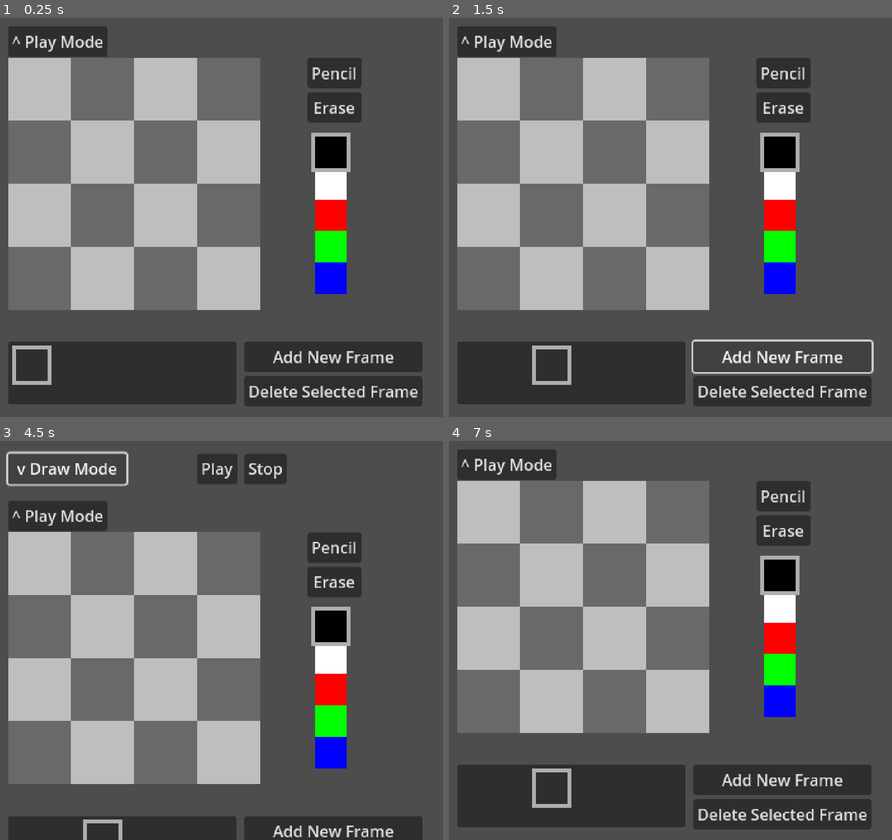
Above: before the commit, frames 1-4 (two rows, left to right).
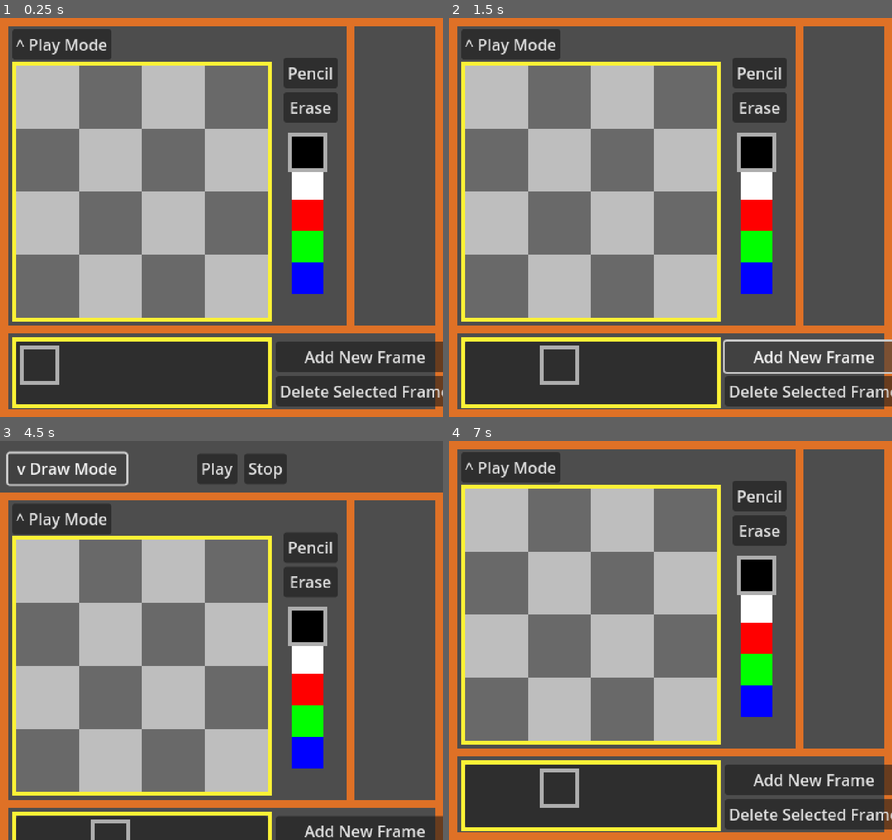
Above: after the commit, the same moments.

Repository: kennethbchen/Fireworkshop-Game
Game: Godot game, scene res://scenes/main.tscn
Same seed, same stepped clock (60 frames per second), same inputs: the game is played once before the commit and once after it. Sound files missing from this copy of the repository are replaced by a short silence.
Inputs:
- Up to frame 1 (0.25 s): no input
- Up to frame 2 (1.5 s): click "Add New Frame" at 0.5 s; click "Add New Frame" at 1.25 s
- Up to frame 3 (4.5 s): click "^ Play Mode" at 2 s; click "Play" at 2.75 s; click "Play" at 3.5 s; click "v Draw Mode" at 4.25 s
- Up to frame 4 (7 s): click "^ Play Mode" at 5 s; click "Stop" at 5.75 s; click "v Draw Mode" at 6.5 s

The runs differ from the first frame. In frame 1, 33% of the frame differs, in the area x 0-100%, y 0-100%; in frame 2, 33%; in frame 3, 28%; in frame 4, 33%.

Commit message:
Started updating UI

Diff:
--- a/scenes/main.tscn
+++ b/scenes/main.tscn
@@ -11,6 +11,7 @@
 [ext_resource type="Script" path="res://scripts/tools/eraser_tool.gd" id="4_x4p8e"]
 [ext_resource type="Script" path="res://scripts/firework_controller.gd" id="6_11r1j"]
 [ext_resource type="Script" path="res://scripts/swatch_picker.gd" id="6_f3tm5"]
+[ext_resource type="Texture2D" uid="uid://c8pmswn2xmwgj" path="res://sprites/ui.png" id="7_kl15m"]
 [ext_resource type="Script" path="res://scripts/flipbook_navigator.gd" id="9_2c0ij"]
 [ext_resource type="SpriteFrames" uid="uid://4gq64comsfex" path="res://animations/firework_rocket_1.tres" id="10_3sbcr"]
 [ext_resource type="PackedScene" uid="uid://b4biwa2ciins5" path="res://scenes/firework.tscn" id="10_7vwu2"]
@@ -49,11 +50,25 @@
 
 [node name="CreateModeUI" type="Node" parent="."]
 
+[node name="TextureRect" type="TextureRect" parent="CreateModeUI"]
+anchors_preset = 8
+anchor_left = 0.5
+anchor_top = 0.5
+anchor_right = 0.5
+anchor_bottom = 0.5
+offset_left = -225.0
+offset_top = -202.5
+offset_right = 225.0
+offset_bottom = 202.5
+grow_horizontal = 2
+grow_vertical = 2
+texture = ExtResource("7_kl15m")
+
 [node name="DrawingArea" type="TextureRect" parent="CreateModeUI"]
-offset_left = 8.0
-offset_top = 40.0
-offset_right = 40.0
-offset_bottom = 72.0
+offset_left = 16.0
+offset_top = 48.0
+offset_right = 48.0
+offset_bottom = 80.0
 scale = Vector2(8, 8)
 script = ExtResource("3_c1rli")
 metadata/_edit_group_ = true
@@ -66,9 +81,9 @@
 script = ExtResource("4_swyph")
 
 [node name="Tools" type="VBoxContainer" parent="CreateModeUI"]
-offset_left = 312.0
+offset_left = 288.0
 offset_top = 40.0
-offset_right = 367.0
+offset_right = 343.0
 offset_bottom = 106.0
 
 [node name="PencilButton" type="Button" parent="CreateModeUI/Tools"]
@@ -83,9 +98,9 @@
 [node name="SwatchPicker" type="Control" parent="CreateModeUI"]
 layout_mode = 3
 anchors_preset = 0
-offset_left = 320.0
+offset_left = 296.0
 offset_top = 120.0
-offset_right = 320.0
+offset_right = 296.0
 offset_bottom = 120.0
 script = ExtResource("6_f3tm5")
 colors = Array[Color]([Color(0, 0, 0, 1), Color(1, 1, 1, 1), Color(1, 0, 0, 1), Color(0, 1, 0, 1), Color(0, 0, 1, 1)])
@@ -109,9 +124,9 @@
 [node name="FlipbookNavigator" type="Control" parent="CreateModeUI"]
 layout_mode = 3
 anchors_preset = 0
-offset_left = 8.0
+offset_left = 16.0
 offset_top = 328.0
-offset_right = 240.0
+offset_right = 272.0
 offset_bottom = 392.0
 script = ExtResource("9_2c0ij")
 
@@ -183,8 +198,9 @@
 
 [node name="VBoxContainer" type="VBoxContainer" parent="CreateModeUI/FlipbookFrameControls"]
 layout_mode = 0
-offset_right = 40.0
-offset_bottom = 40.0
+offset_left = 32.0
+offset_right = 213.0
+offset_bottom = 66.0
 
 [node name="AddFrameButton" type="Button" parent="CreateModeUI/FlipbookFrameControls/VBoxContainer"]
 layout_mode = 2
@@ -195,10 +211,10 @@
 text = "Delete Selected Frame"
 
 [node name="PlayModeButton" type="Button" parent="CreateModeUI"]
-offset_left = 8.0
-offset_top = 8.0
-offset_right = 109.0
-offset_bottom = 39.0
+offset_left = 12.0
+offset_top = 11.0
+offset_right = 113.0
+offset_bottom = 42.0
 text = "^ Play Mode"
 
 [node name="PlayModeUI" type="Node" parent="."]
Not shown: 1 places in scenes/main.tscn that only renumber resources
Binary file added: sprites/ui.png
Not shown, added: sprites/ui.png.import
